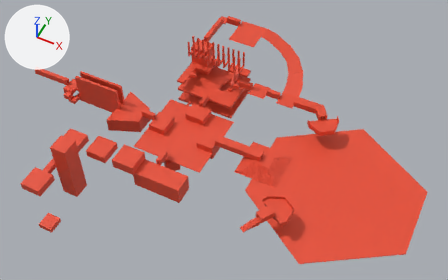
A saved change to the glTF model solanine_vulkan/res/models/wip_dungeon1_blockout.glb.
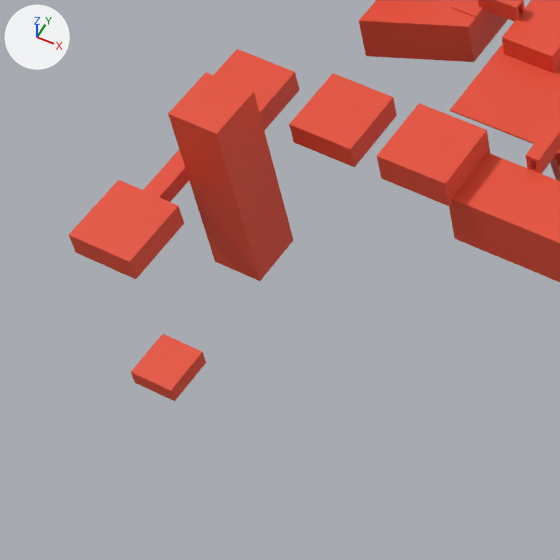
Each version appears first whole from a camera (50 mm lens) standing at (79.6, -127.9, 164.5) and looking at (15.4, 0.5, 4.0), and next in a close-up on the part from 0% to 37% of the width and 41% to 100% of the height. Lighting does not change. The marker at upper left points along +X, +Y and +Z. Vertices at the same position are counted once.

The older version as bpy lines, for what is in view:
```python
me_cube_017 = bpy.data.meshes.new('Cube.017')
me_cube_017.from_pydata(...)  # 1444 vertices, 2628 faces; spans x -64.5..84.2, y -54.3..51.6, z -10.6..20.0
me_cube_017.materials.append(mat_regular)  # red #e74d32
# before: 934 (-16.7, -25.5, 2.1) at pixel (354, 167), 935 (-16.7, -25.5, 4.9) at pixel (350, 149), 936 (-16.7, -17.7, 2.1) at pixel (396, 115), 937 (-16.7, -17.7, 4.9) at pixel (393, 97)
# before: 942 (-29.2, -25.5, -0.3), 943 (-29.2, -25.5, 2.6), 944 (-29.2, -17.7, -0.3) at pixel (299, 90), 945 (-29.2, -17.7, 2.6) at pixel (295, 71)
# before: 962 (-22.8, -54.3, -2.0) at pixel (134, 382), 963 (-22.8, -54.3, -0.2) at pixel (130, 372), 964 (-22.8, -49.4, -2.0), 965 (-22.8, -49.4, -0.2) at pixel (162, 333), 966 (-18.2, -54.3, -2.0) at pixel (174, 401)
# before: 967 (-18.2, -54.3, -0.2) at pixel (170, 390), 968 (-18.2, -49.4, -2.0) at pixel (206, 362), 969 (-18.2, -49.4, -0.2) at pixel (202, 351)
ob_cube_015 = bpy.data.objects.new('Cube.015', me_cube_017)
ob_cube_015.location = (0.0, 0.0, 0.0)
```
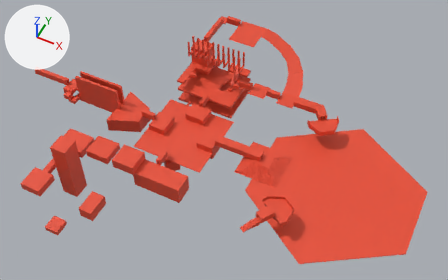
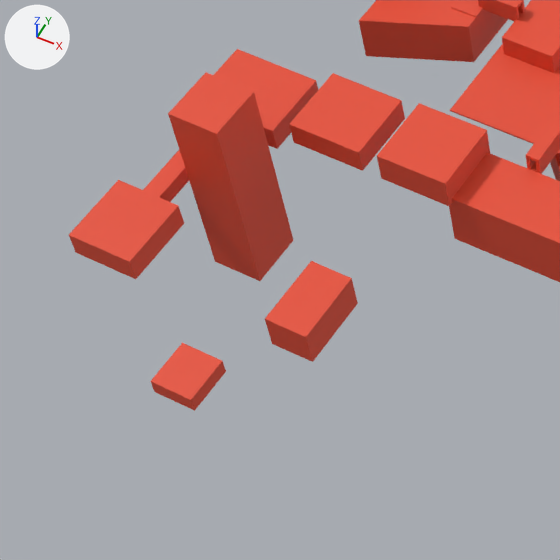
What changed in the scene script:
```text
Change me_cube_017:
    where me_cube_017.from_pydata(...)  # 1444 vertices, 2628 faces; spans x -64.5..84.2, y -54.3..51.6, z -10.6..20.0
    used by ob_cube_015; location = (0.0, 0.0, 0.0)
    verts and faces of me_cube_017; kept vertices keep their numbers, new ones are numbered from 1444
    me_cube_017 part 1: a new loose piece, a box spanning x -13.2..-8.6, y -45.4..-37.7, z -0.9..3.1, in mat_regular (red #e74d32)
    me_cube_017 part 2
    add for i in [*range(934, 938)]: verts[i] += (1.0, 0.0, 0.0)
    me_cube_017 part 3
    add for i in [*range(942, 946)]: verts[i] += (2.7, 0.0, 0.0)
    me_cube_017 part 4
    add for i in [*range(962, 970)]: verts[i] += (2.3, 0.0, 0.0)
```

What differs and where, as boxes (x1, y1, x2, y2) in the close-ups (560 x 560 px; the box of a moved part takes in the faces that stretch with it):
'Cube.015', reshaped: before (69, 0, 560, 401); after (69, 0, 560, 411)
part 1 of me_cube_017, added (red): after (265, 261, 358, 362)
part 2 of me_cube_017, moved or reshaped: before (289, 73, 397, 167); after (289, 73, 405, 171)
part 3 of me_cube_017, moved or reshaped: before (214, 49, 299, 131); after (214, 49, 318, 149)
part 4 of me_cube_017, moved or reshaped: before (131, 334, 206, 401); after (151, 343, 226, 411)
